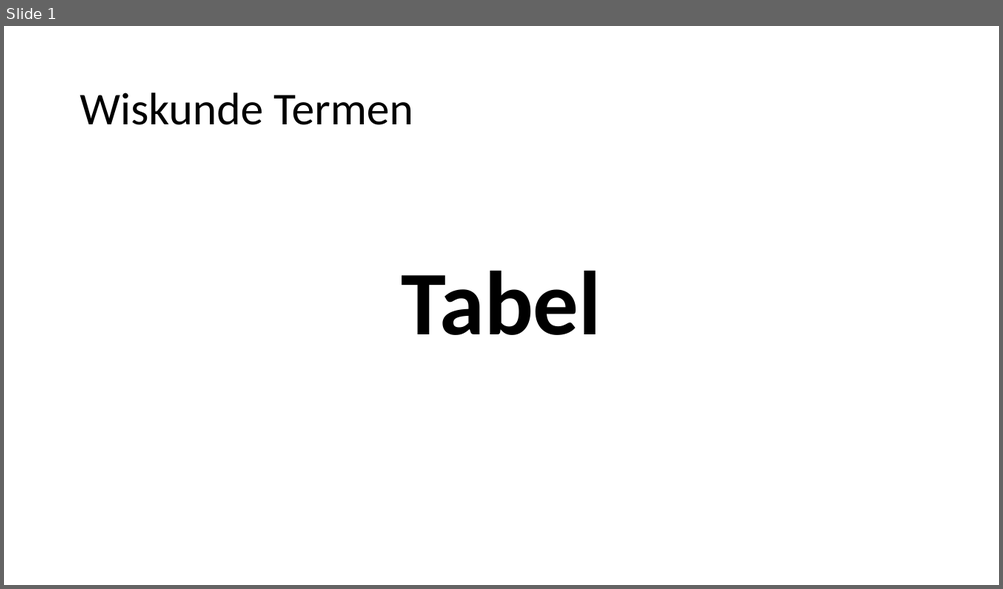
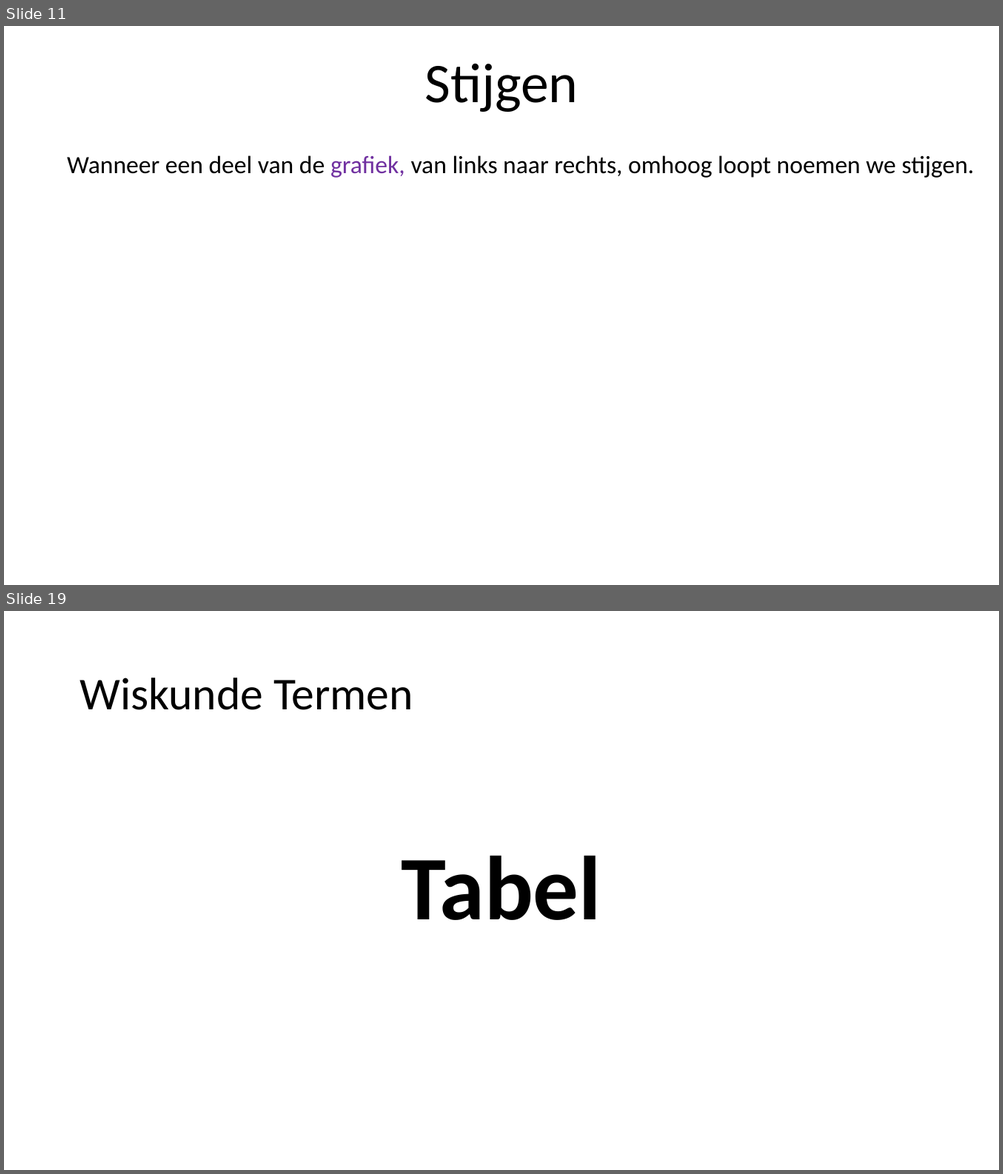
Before and after one commit to heinvinkel/wiskundetermen, a slide deck: verbanden en formules/AAAAverbanden en formules.pptx. Shown one above the other, each under a label of ours: slide 1 before the commit, slides 11 and 19 after it; the slides between them are not shown. The pictures are 1003x589 and 1003x1174 pixels, drawn with LibreOffice and Linux fonts; fonts in the diff are those of the drawing. Boxes give left, top, right and bottom in pixels: in the first picture for what was removed or moved away, otherwise in the second. Text is boxed around its words. In the diff, an @@ line names an element or a change of style, - is before the commit and + after.

```diff
--- a/verbanden en formules/AAAAverbanden en formules.pptx
+++ b/verbanden en formules/AAAAverbanden en formules.pptx
@@ slide 11 added at (4, 26, 999, 585), background #FFFFFF @@
@@ title added at (424, 63, 578, 112), 54 pt, text #000000 @@
+Stijgen
@@ text added at (67, 156, 974, 178), 24 pt, text #000000 @@
+Wanneer een deel van de grafiek, van links naar rechts, omhoog loopt noemen we stijgen.
@@ what was slide 1 is now slide 19 @@
```
Also in this commit, not shown: 17 other slides added, 14 other files.
